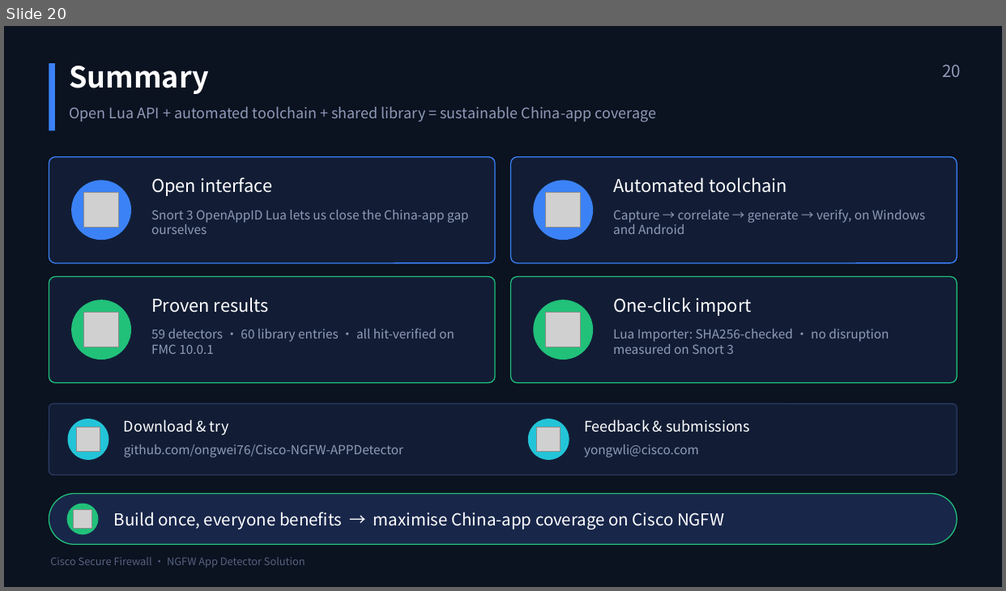
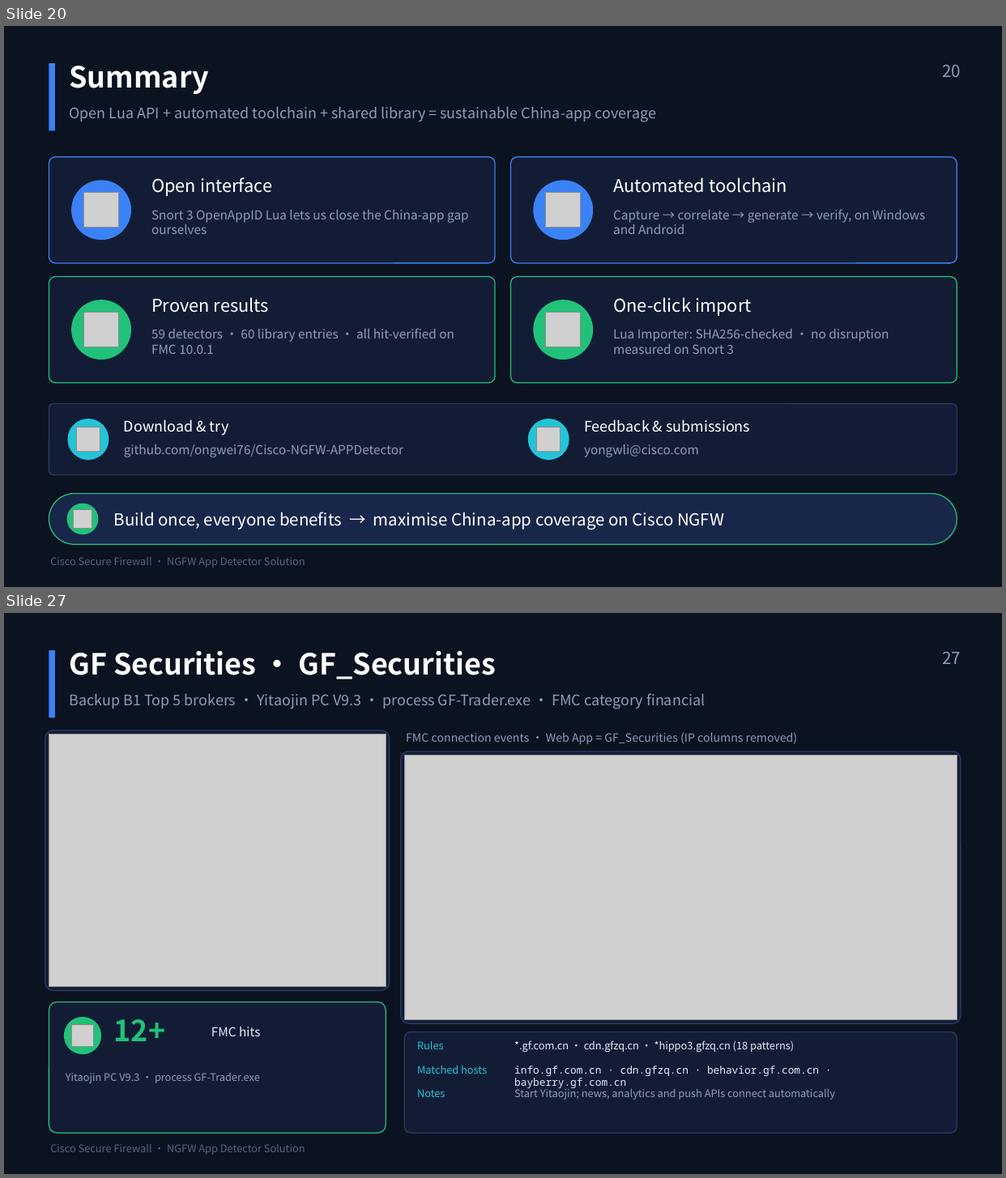
Before and after one commit to ongwei76/Cisco-NGFW-APPDetector, a slide deck: presentation/NGFW_App_Detector_Solution_Overview_EN.pptx. Shown one above the other, each under a label of ours: slide 20 before the commit, slides 20 and 27 after it; the slides between them are not shown. The pictures are 1006x591 and 1006x1178 pixels, drawn with LibreOffice and Linux fonts; fonts in the diff are those of the drawing; grey boxes stand for pictures. Boxes give left, top, right and bottom in pixels: in the first picture for what was removed or moved away, otherwise in the second. Text is boxed around its words. In the diff, an @@ line names an element or a change of style, - is before the commit and + after.

```diff
--- a/presentation/NGFW_App_Detector_Solution_Overview_EN.pptx
+++ b/presentation/NGFW_App_Detector_Solution_Overview_EN.pptx
@@ slide 27 added at box(4, 613, 1002, 1174), background #FFFFFF @@
@@ rectangle added at box(4, 613, 1002, 1174), fill #0B1220 @@
@@ rectangle added at box(49, 650, 55, 717), fill #3B82F6 @@
@@ text added at box(69, 651, 496, 679), 28 pt, text #FFFFFF, bold @@
+GF Securities · GF_Securities
@@ text added at box(942, 652, 961, 664), 16 pt, text #8F9BB8 @@
+27
@@ text added at box(69, 693, 705, 709), 14 pt, text #8F9BB8 @@
+Backup B1 Top 5 brokers · Yitaojin PC V9.3 · process GF-Trader.exe · FMC category financial
@@ rounded rectangle added at box(45, 730, 390, 991), fill #121D35, outline #2A3A63 1 pt @@
@@ text added at box(406, 732, 798, 744), 11 pt, text #8F9BB8 @@
+FMC connection events · Web App = GF_Securities (IP columns removed)
@@ picture added at box(49, 735, 386, 987) @@
@@ rounded rectangle added at box(401, 752, 961, 1024), fill #121D35, outline #2A3A63 1 pt @@
@@ picture added at box(404, 756, 957, 1020) @@
@@ rounded rectangle added at box(49, 1003, 386, 1133), fill #121D35, outline #21C17A 1 pt @@
@@ ellipse added at box(64, 1017, 101, 1054), fill #21C17A @@
@@ picture added at box(72, 1024, 94, 1046) @@
@@ text added at box(114, 1020, 166, 1041), 28 pt, text #21C17A, bold @@
+12+
@@ text added at box(211, 1026, 260, 1037), 12 pt, text #E3EAF7 @@
+FMC hits
@@ rounded rectangle added at box(404, 1033, 957, 1133), fill #121D35, outline #2A3A63 1 pt @@
@@ text added at box(417, 1041, 444, 1050), 10 pt, text #23C4D8 @@
+Rules
@@ text added at box(514, 1041, 794, 1052), 10 pt, text #E3EAF7 @@
+*.gf.com.cn · cdn.gfzq.cn · *hippo3.gfzq.cn (18 patterns)
@@ text added at box(66, 1073, 260, 1084), 10 pt, text #8F9BB8 @@
+Yitaojin PC V9.3 · process GF-Trader.exe
@@ text added at box(417, 1066, 487, 1074), 10 pt, text #23C4D8 @@
+Matched hosts
@@ text added at box(514, 1066, 819, 1088), 10 pt, text #E3EAF7 @@
+info.gf.com.cn · cdn.gfzq.cn · behavior.gf.com.cn · bayberry.gf.com.cn
@@ text added at box(417, 1089, 445, 1097), 10 pt, text #23C4D8 @@
+Notes
@@ text added at box(514, 1087, 835, 1100), 10 pt, text #8F9BB8 @@
+Start Yitaojin; news, analytics and push APIs connect automatically
@@ text added at box(50, 1144, 305, 1155), 10 pt, text #56627F @@
+Cisco Secure Firewall · NGFW App Detector Solution
```
Also in this commit, not shown: 1 slide changed, 68 other slides added, 4 other files.
